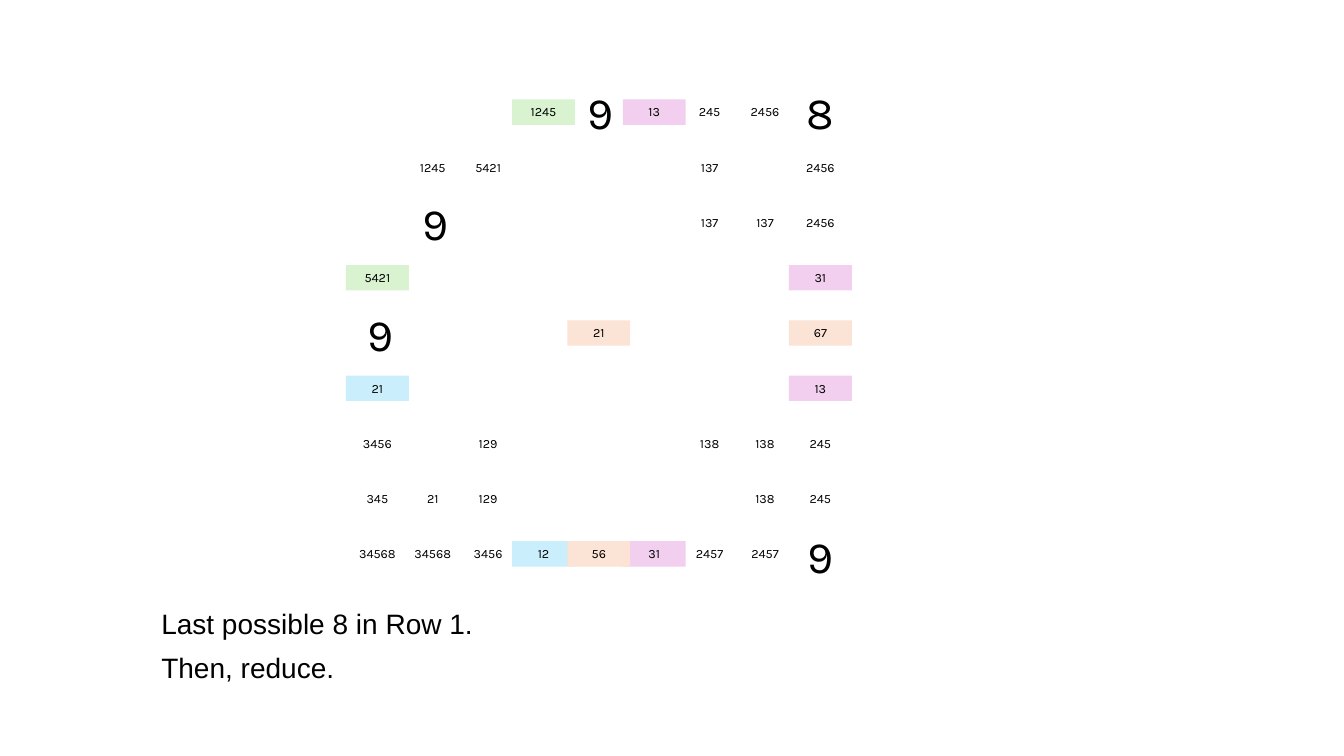
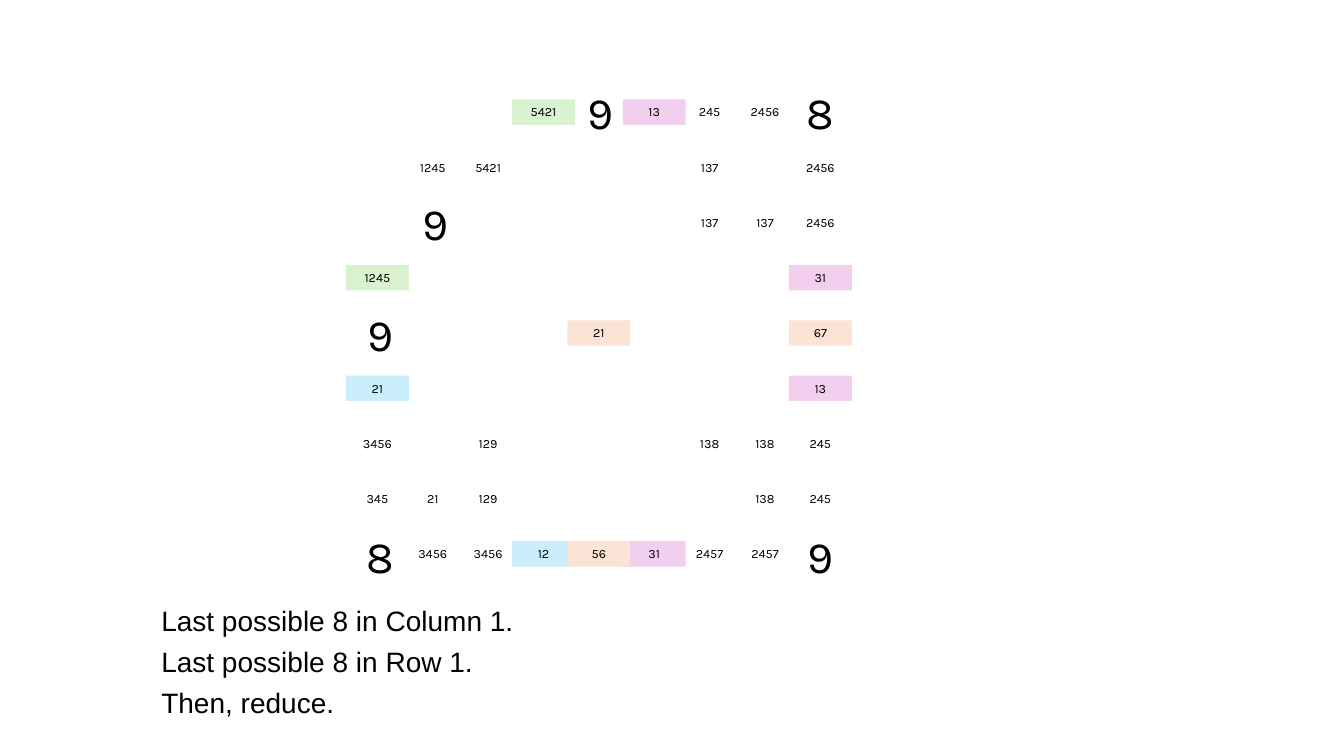
Before and after one commit to jhardis/WSJ_Number_Puzzles, a slide deck: slide 13 of 20260829_1.pptx. Drawn at 1344x756 pixels with LibreOffice and Linux fonts; fonts in the diff are those of the drawing; background and template pictures are left out. Boxes give left, top, right and bottom in pixels: in the first picture for what was removed or moved away, otherwise in the second. Text is boxed around its words. In the diff, an @@ line names an element or a change of style, - is before the commit and + after.

```diff
--- a/20260829_1.pptx
+++ b/20260829_1.pptx
@@ text in rectangle at <box>531,108,557,116</box>: text changed @@
-1245
+5421
@@ text in rectangle at <box>365,274,391,282</box>: text changed @@
-5421
+1245
@@ text removed at <box>359,550,396,558</box> @@
-34568
@@ text added at <box>366,544,394,574</box>, 32 pt, text #000000 @@
+8
@@ text at <box>418,550,447,558</box>: text changed @@
-34568
+3456
@@ text at <box>161,610,513,636</box>: paragraph added @@
+Last possible 8 in Column 1.
@@ text at <box>161,651,472,717</box>: line spacing 0.9 to 0.8 @@
```
Also in this commit, not shown: 23 other slides changed, 1 slide removed.
